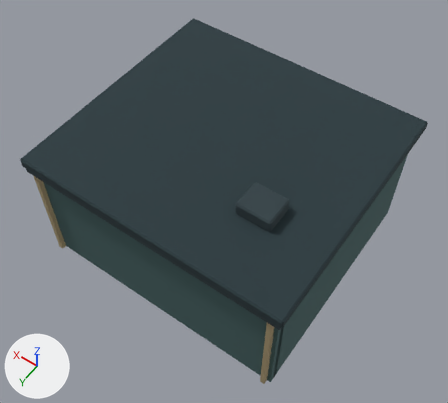
The Blender file art/source/building_clinic.blend: old version first, new version second.
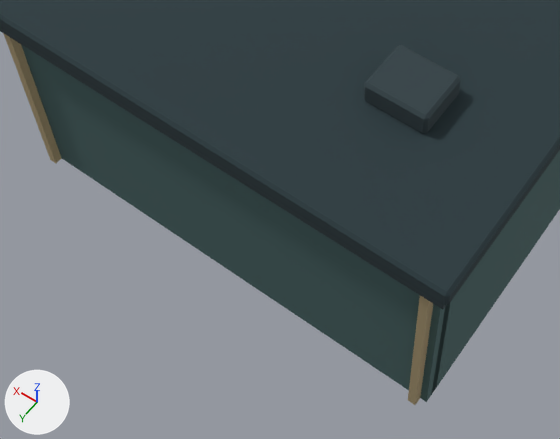
The first picture shows the older version from a 50 mm lens placed at (-4.84, 9.45, 11.74), pointed at (-0.11, 2.82, 1.33). The close-ups show the older and then the newer version on the part from 7% to 77% of the width and 39% to 100% of the height of that picture. Only the edits that show in the close-ups are written down. The lights are fixed; the arrows at lower left show +X, +Y and +Z.

The first close-up shows 'DD_Hide_BackCorner', 'DD_Hide_BackCorner.001', 'DD_Hide_BackFascia', 'DD_Hide_Roof', 'DD_Hide_RoofVent', 'DD_Keep_Back', 'DD_Keep_West'.
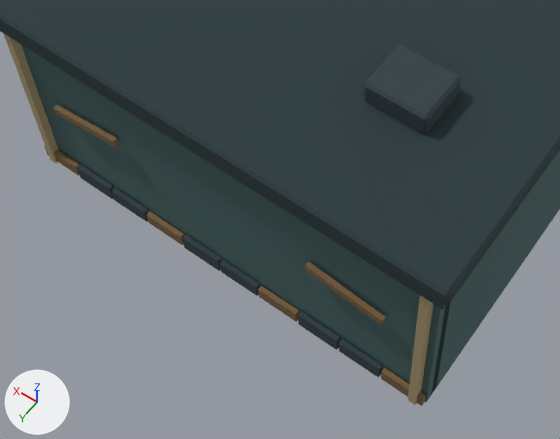
The change, as a list of edits to the scene's bpy script:
```text
Add me_cube_043:
    me_cube_043.from_pydata(...)  # a box spanning x -0.485..0.485, y -0.03..0.03, z -0.052..0.052
    me_cube_043.materials.append(mat_dd_wood_light)  # brown #7a6140
Add me_cube_041:
    me_cube_041.from_pydata(...)  # a box spanning x -0.27..0.27, y -0.03..0.03, z -0.095..0.095
    me_cube_041.materials.append(mat_dd_wood_light)  # brown #7a6140
Add me_cube_040:
    me_cube_040.from_pydata(...)  # a box spanning x -0.27..0.27, y -0.03..0.03, z -0.12..0.12
    me_cube_040.materials.append(mat_dd_steel)  # dark cyan #304045
Add me_cube_039:
    me_cube_039.from_pydata(...)  # a box spanning x -0.27..0.27, y -0.03..0.03, z -0.108..0.108
    me_cube_039.materials.append(mat_dd_steel)  # dark cyan #304045
Add ob_dd_hide_backwindowrepair_001:
    ob_dd_hide_backwindowrepair_001 = bpy.data.objects.new('DD_Hide_BackWindowRepair.001', me_cube_043)
    ob_dd_hide_backwindowrepair_001.location = (1.8, 5.17, 1.5)
    ob_dd_hide_backwindowrepair_001.rotation_euler = (0.0, 0.13, 0.0)  # degrees (0, 7.4, 0)
Add ob_dd_hide_backwindowrepair:
    ob_dd_hide_backwindowrepair = bpy.data.objects.new('DD_Hide_BackWindowRepair', me_cube_043.copy())
    ob_dd_hide_backwindowrepair.location = (-1.8, 5.17, 1.5)
    ob_dd_hide_backwindowrepair.rotation_euler = (0.0, -0.13, 0.0)  # degrees (0, -7.4, 0)
Add ob_dd_hide_backplinth_009:
    ob_dd_hide_backplinth_009 = bpy.data.objects.new('DD_Hide_BackPlinth.009', me_cube_041)
    ob_dd_hide_backplinth_009.location = (2.56, 5.15, 0.13)
Add ob_dd_hide_backplinth_008:
    ob_dd_hide_backplinth_008 = bpy.data.objects.new('DD_Hide_BackPlinth.008', me_cube_040)
    ob_dd_hide_backplinth_008.location = (1.99, 5.15, 0.13)
Add ob_dd_hide_backplinth_007:
    ob_dd_hide_backplinth_007 = bpy.data.objects.new('DD_Hide_BackPlinth.007', me_cube_039)
    ob_dd_hide_backplinth_007.location = (1.42, 5.15, 0.13)
Add ob_dd_hide_backplinth_006:
    ob_dd_hide_backplinth_006 = bpy.data.objects.new('DD_Hide_BackPlinth.006', me_cube_041.copy())
    ob_dd_hide_backplinth_006.location = (0.85, 5.15, 0.13)
Add ob_dd_hide_backplinth_005:
    ob_dd_hide_backplinth_005 = bpy.data.objects.new('DD_Hide_BackPlinth.005', me_cube_040.copy())
    ob_dd_hide_backplinth_005.location = (0.28, 5.15, 0.13)
Add ob_dd_hide_backplinth_004:
    ob_dd_hide_backplinth_004 = bpy.data.objects.new('DD_Hide_BackPlinth.004', me_cube_039.copy())
    ob_dd_hide_backplinth_004.location = (-0.29, 5.15, 0.13)
Add ob_dd_hide_backplinth_003:
    ob_dd_hide_backplinth_003 = bpy.data.objects.new('DD_Hide_BackPlinth.003', me_cube_041.copy())
    ob_dd_hide_backplinth_003.location = (-0.86, 5.15, 0.13)
Add ob_dd_hide_backplinth_002:
    ob_dd_hide_backplinth_002 = bpy.data.objects.new('DD_Hide_BackPlinth.002', me_cube_040.copy())
    ob_dd_hide_backplinth_002.location = (-1.43, 5.15, 0.13)
Add ob_dd_hide_backplinth_001:
    ob_dd_hide_backplinth_001 = bpy.data.objects.new('DD_Hide_BackPlinth.001', me_cube_039.copy())
    ob_dd_hide_backplinth_001.location = (-2.0, 5.15, 0.13)
Add ob_dd_hide_backplinth:
    ob_dd_hide_backplinth = bpy.data.objects.new('DD_Hide_BackPlinth', me_cube_041.copy())
    ob_dd_hide_backplinth.location = (-2.57, 5.15, 0.13)
```

What differs and where, as boxes (x1, y1, x2, y2) in the close-ups (560 x 439 px):
'DD_Hide_BackWindowRepair', added (brown)
    after: (304, 261, 385, 325)
'DD_Hide_BackWindowRepair.001', added (brown)
    after: (54, 105, 119, 147)
'DD_Hide_BackPlinth.002', added
    after: (298, 311, 340, 350)
'DD_Hide_BackPlinth.001', added
    after: (339, 339, 382, 378)
'DD_Hide_BackPlinth.005', added
    after: (182, 234, 221, 271)
'DD_Hide_BackPlinth.004', added
    after: (220, 260, 260, 296)
'DD_Hide_BackPlinth.003', added (brown)
    after: (258, 286, 299, 322)
'DD_Hide_BackPlinth.008', added
    after: (77, 164, 113, 199)
'DD_Hide_BackPlinth', added (brown)
    after: (381, 368, 426, 406)
'DD_Hide_BackPlinth.007', added
    after: (111, 187, 148, 222)
'DD_Hide_BackPlinth.006', added (brown)
    after: (147, 211, 184, 245)
'DD_Hide_BackPlinth.009', added
    after: (44, 146, 79, 176)
